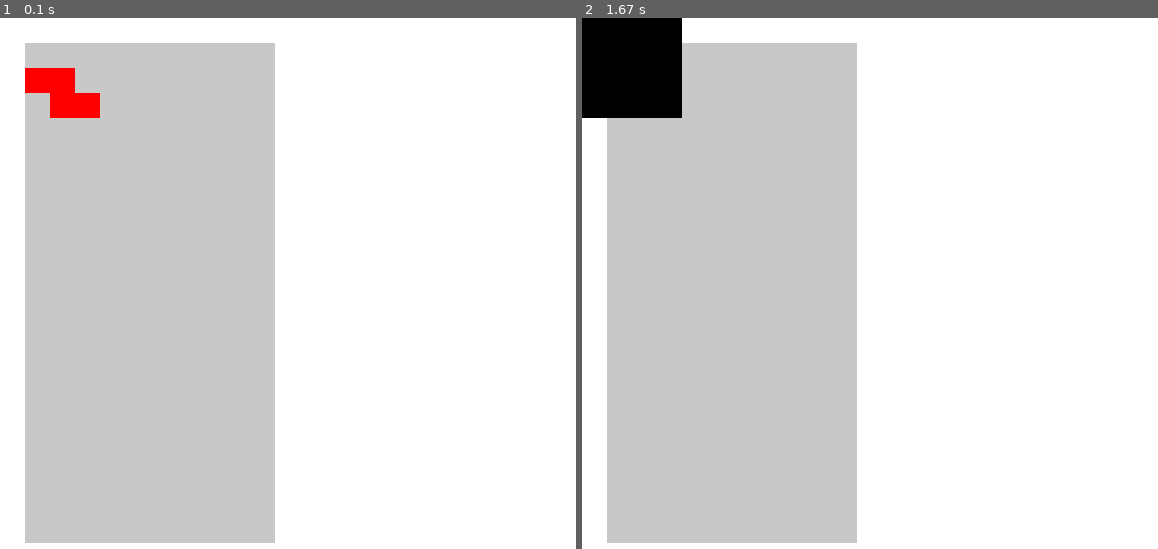
Above: before the commit, frames 1-2 (left to right).
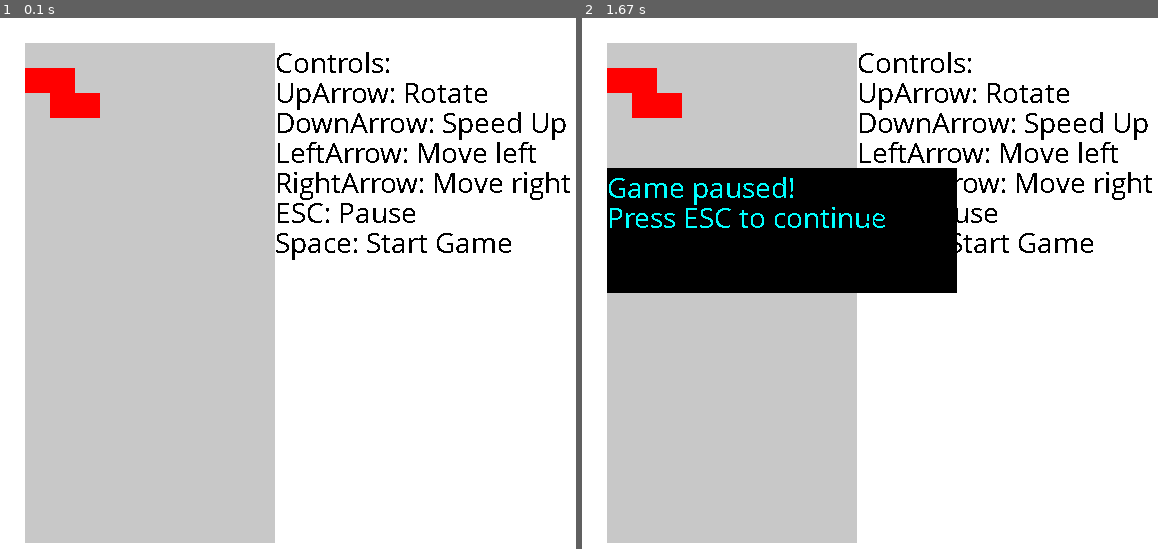
Above: after the commit, the same moments.

Repository: Dejvoid/tetris-py
Game: pygame game, started from tetris-pyGame/tetris_pyGame.py
The game is run twice, just before and just after one commit, with the same random seed, the same clock (stepped at 60 frames per second) and the same inputs.
Inputs:
- Up to frame 1 (0.1 s): no input
- Up to frame 2 (1.67 s): tap Esc at 0.33 s; hold Up 1.17-1.63 s

The runs differ from the first frame. In frame 1, 2.8% of the frame differs, in the area x 47-99%, y 6-46%; in frame 2, 20%, in the area x 0-99%, y 0-52%.

Commit message:
added how to play

Diff:
--- a/tetris-pyGame/tetris_pyGame.py
+++ b/tetris-pyGame/tetris_pyGame.py
@@ -345,6 +345,10 @@
 paused = False
 
 brick = generate(brickType)
+pygame.font.init()
+myfont = pygame.font.SysFont('Comic Sans MS', 30)
+
+controlsText = ["Controls:","UpArrow: Rotate","DownArrow: Speed Up", "LeftArrow: Move left", "RightArrow: Move right","ESC: Pause", "Space: Start Game"]
 
 running = True
 counter = 0
@@ -373,8 +377,13 @@
         if counter % 100 == 0: # Used to reduce speed
             rightKey(brick,ground)
 
-    if paused:
-        pygame.draw.rect(screen,(0,0,0), (0,0,100,100))
+    if paused: # Shows the game is paused
+        pygame.draw.rect(screen,(0,0,0), (squareSize,squareSize+groundHeight*squareSize//4,groundWidth*squareSize+100,groundHeight*squareSize//4))
+        textsurface = myfont.render('Game paused!', False, (0, 255, 255))
+        screen.blit(textsurface,(squareSize,squareSize+groundHeight*squareSize//4))
+        textsurface2 = myfont.render('Press ESC to continue', False, (0, 255, 255))
+        screen.blit(textsurface2,(squareSize,squareSize+groundHeight*squareSize//4+30))
+
     else:
         if counter % speed== 0: # Applies "gravity" on brick in certain frames based on speed
             checkMove()
@@ -391,6 +400,11 @@
                 if ground[y][x] != None:
                     s = ground[y][x]
                     pygame.draw.rect(screen,(0,0,0), (s.x,s.y,s.size,s.size))
+    # Draws controlls
+    for x in range(0,len(controlsText)*30,30):
+        textsurface = myfont.render(controlsText[x//30], False, (0, 0, 0))
+        screen.blit(textsurface,(squareSize+groundWidth*squareSize,squareSize+x))
+
     pygame.display.flip()
     counter += 1
 pygame.quit()
